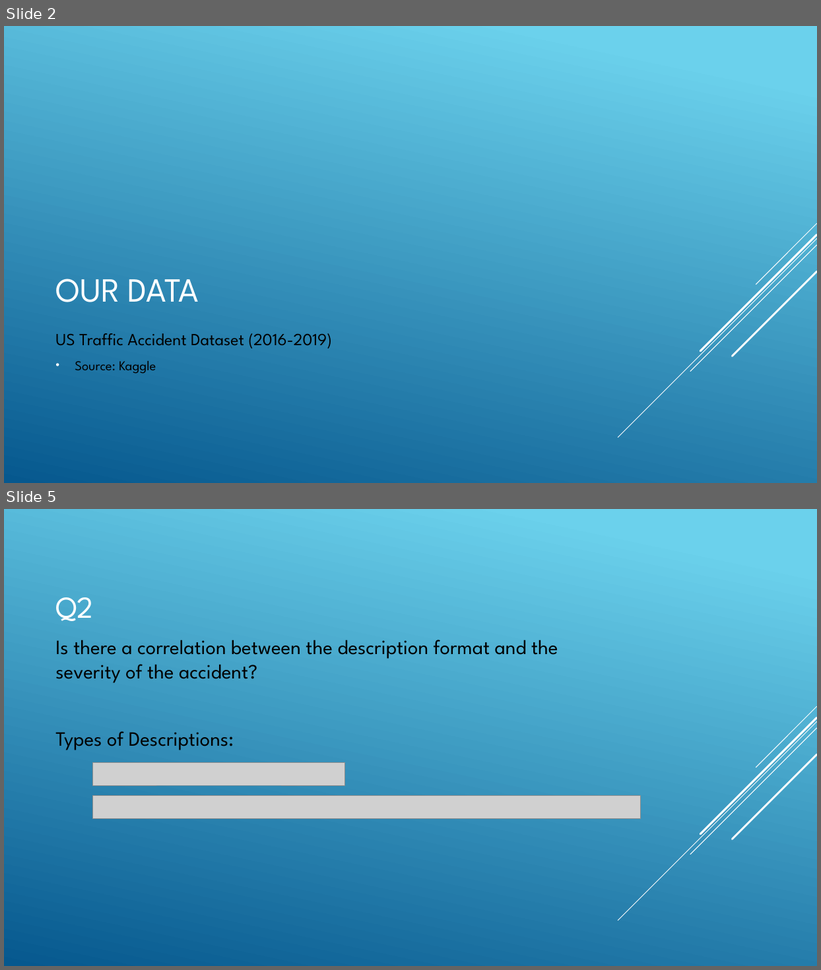
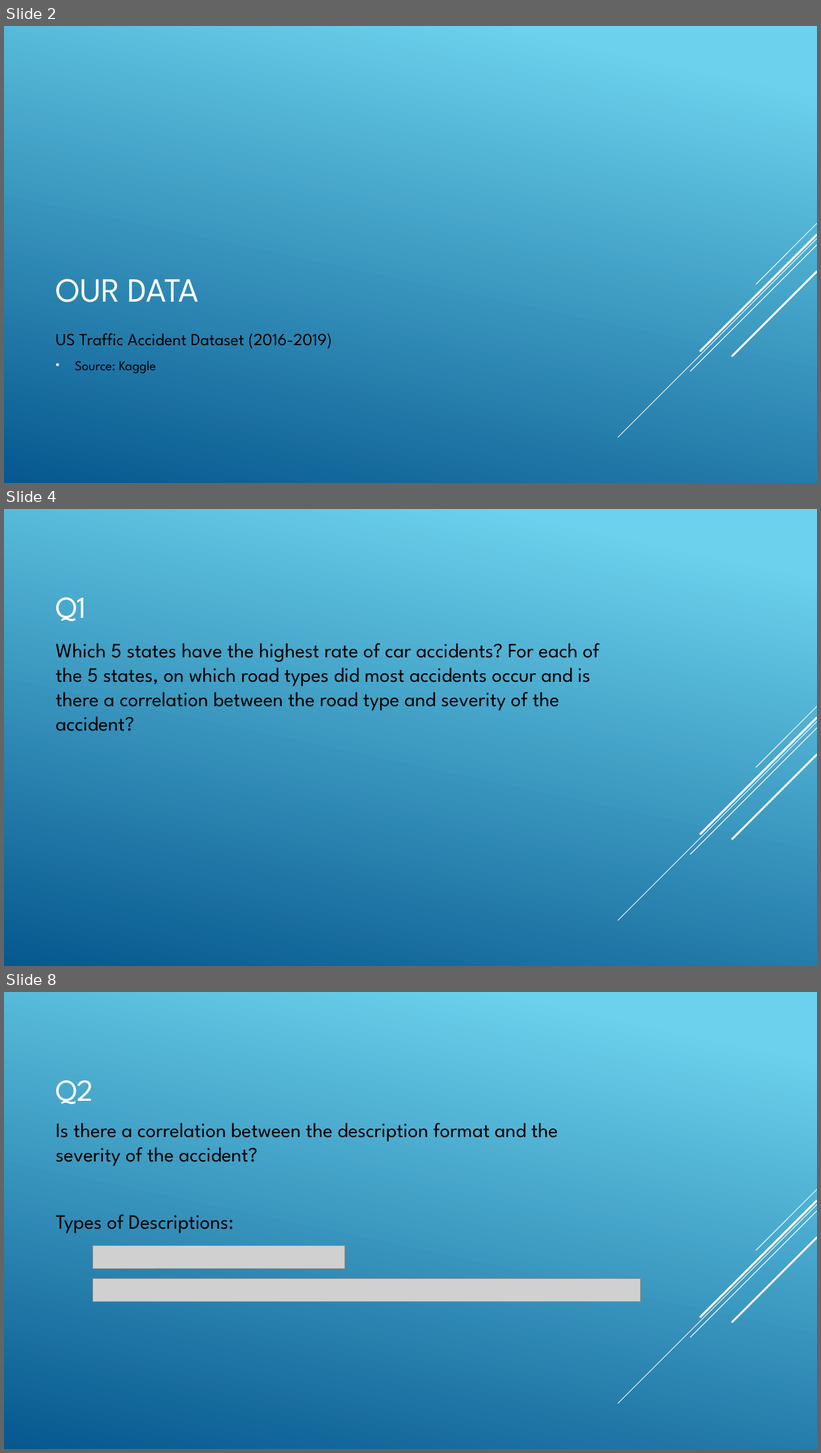
Before and after one commit to jyoo18/csc369FinalProject, a slide deck: slides.pptx. Shown one above the other, each under a label of ours: slides 2 and 5 before the commit, slides 2, 4 and 8 after it; the slides between them are not shown. The pictures are 821x970 and 821x1453 pixels, drawn with LibreOffice and Linux fonts; fonts in the diff are those of the drawing; grey boxes stand for pictures. Boxes give left, top, right and bottom in pixels: in the first picture for what was removed or moved away, otherwise in the second. Text is boxed around its words. In the diff, an @@ line names an element or a change of style, - is before the commit and + after.

```diff
--- a/slides.pptx
+++ b/slides.pptx
@@ slide 4 added at [4,509,817,966], background gradient #6ED2EB to #06588E; not listed: 5 template elements that a slide beside it also shows @@
@@ title added at [55,597,86,621], 36 pt, text #FFFFFF @@
+Q1
@@ text added at [55,643,599,731], 24 pt, text #000000 @@
+Which 5 states have the highest rate of car accidents? For each of the 5 states, on which road types did most accidents occur and is there a correlation between the road type and severity of the accident?
@@ what was slide 5 is now slide 8 @@
```
Also in this commit, not shown: 3 slides changed, 3 other slides added, 1 slide removed.
